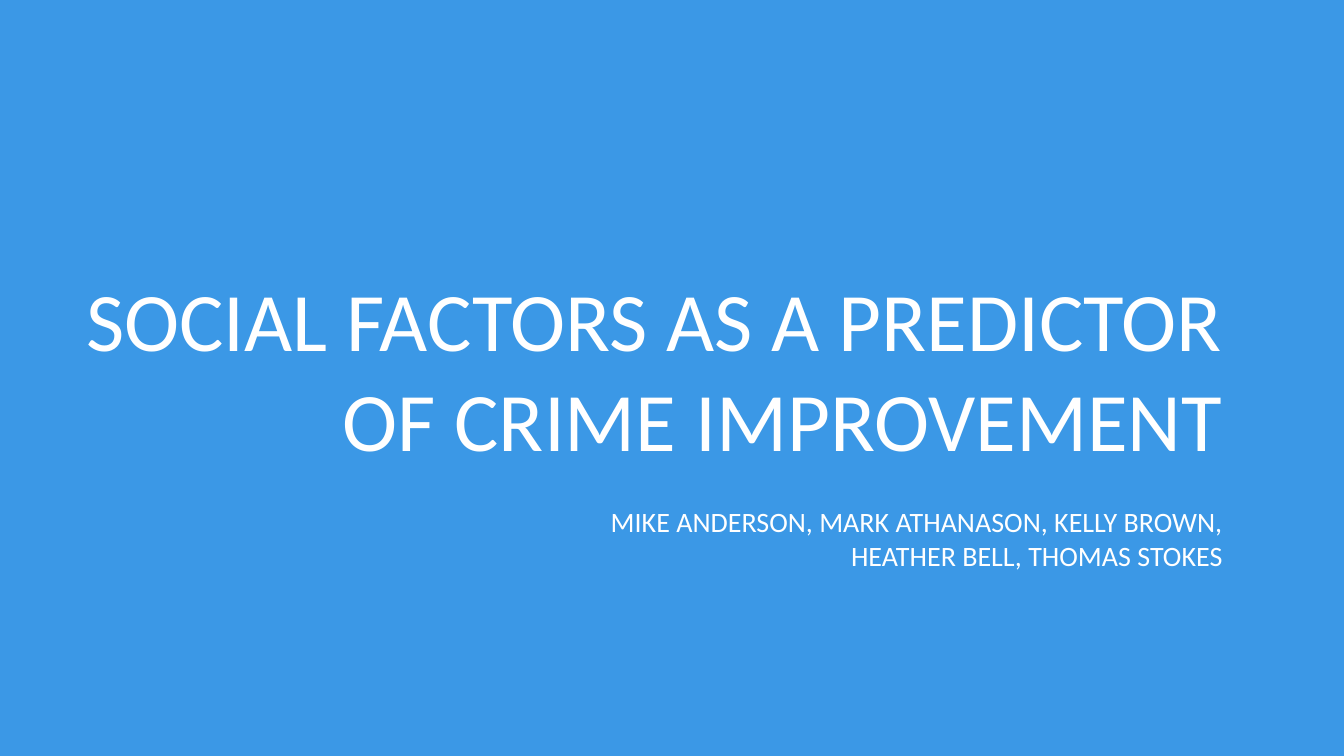
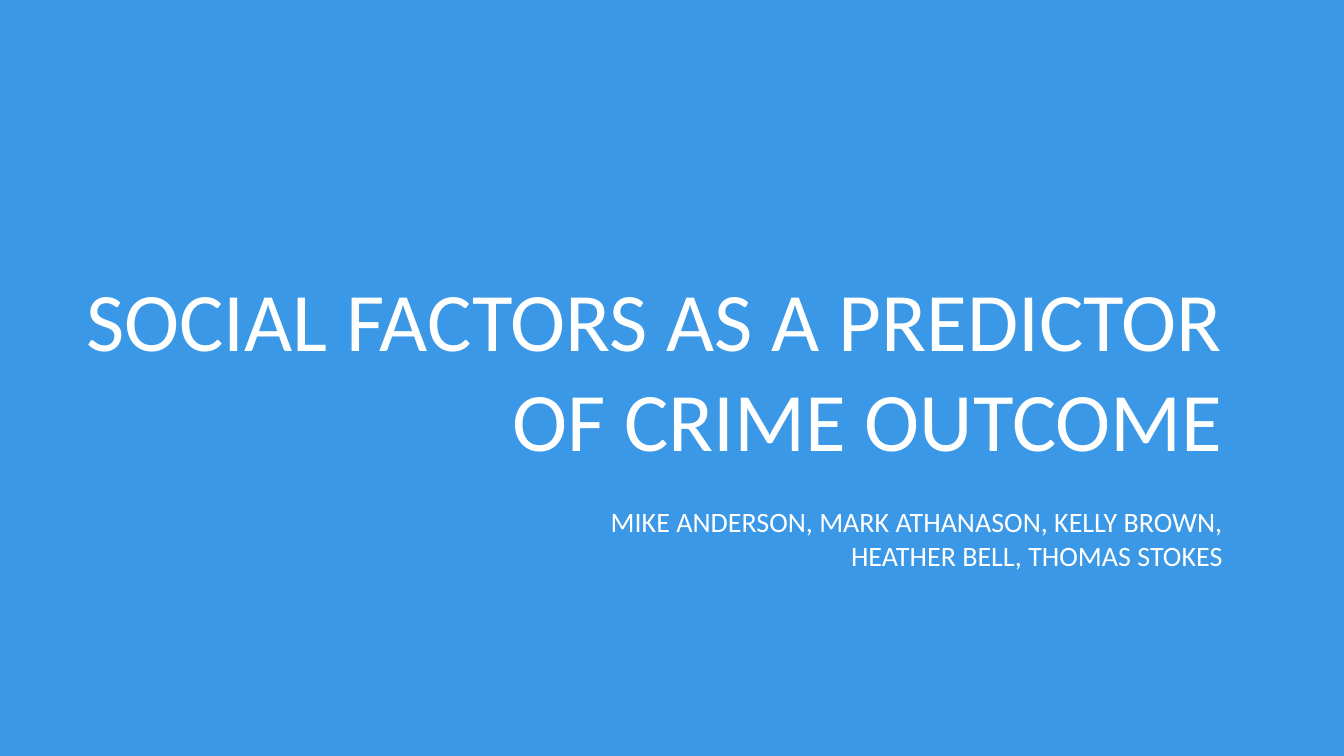
Before and after one commit to MikeAnderson89/National-Crime-Rate-Correlations, a slide deck: slide 1 of Project1Presentation_Mark.pptx. Drawn at 1344x756 pixels with LibreOffice and Linux fonts; fonts in the diff are those of the drawing; background and template pictures are left out. Boxes give left, top, right and bottom in pixels: in the first picture for what was removed or moved away, otherwise in the second. Text is boxed around its words. In the diff, an @@ line names an element or a change of style, - is before the commit and + after.

Commit message:
pp edits

```diff
--- a/Project1Presentation_Mark.pptx
+++ b/Project1Presentation_Mark.pptx
@@ title at <box>86,297,1223,452</box>: text changed @@
-SOCIAL FACTORS AS A PREDICTOR OF CRIME IMPROVEMENT
+SOCIAL FACTORS AS A PREDICTOR OF CRIME OUTCOME
```
